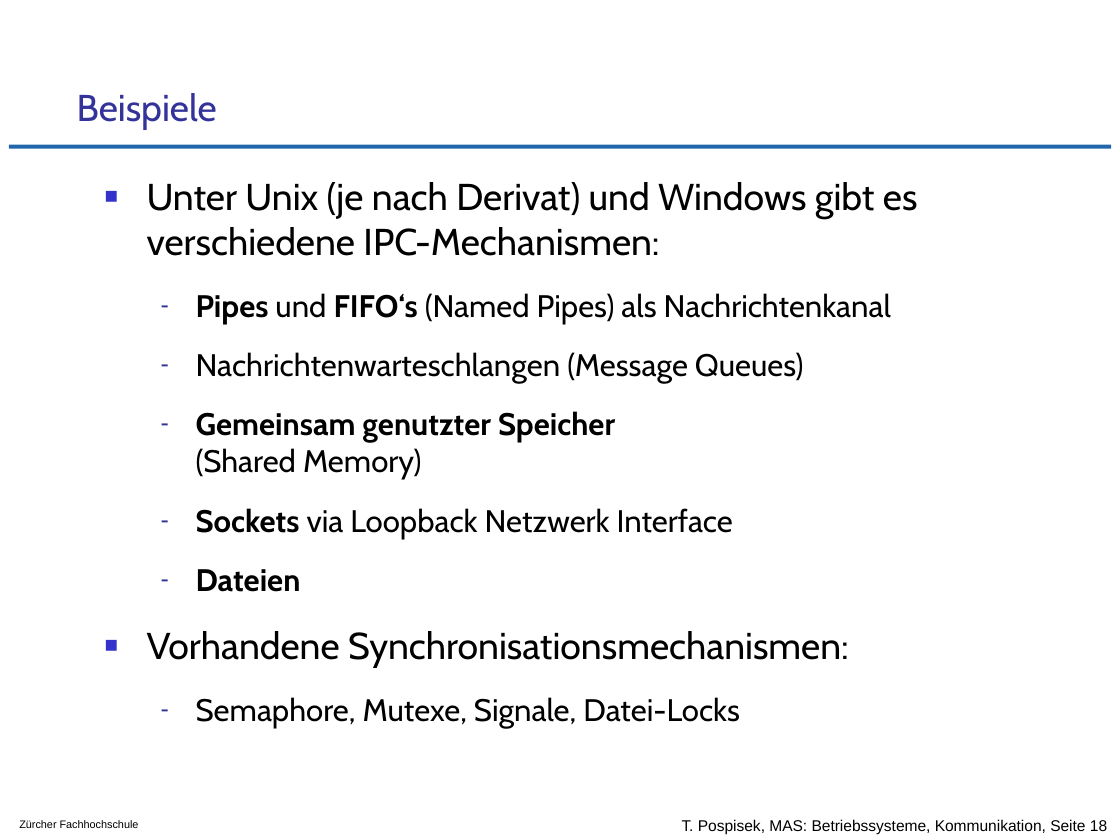
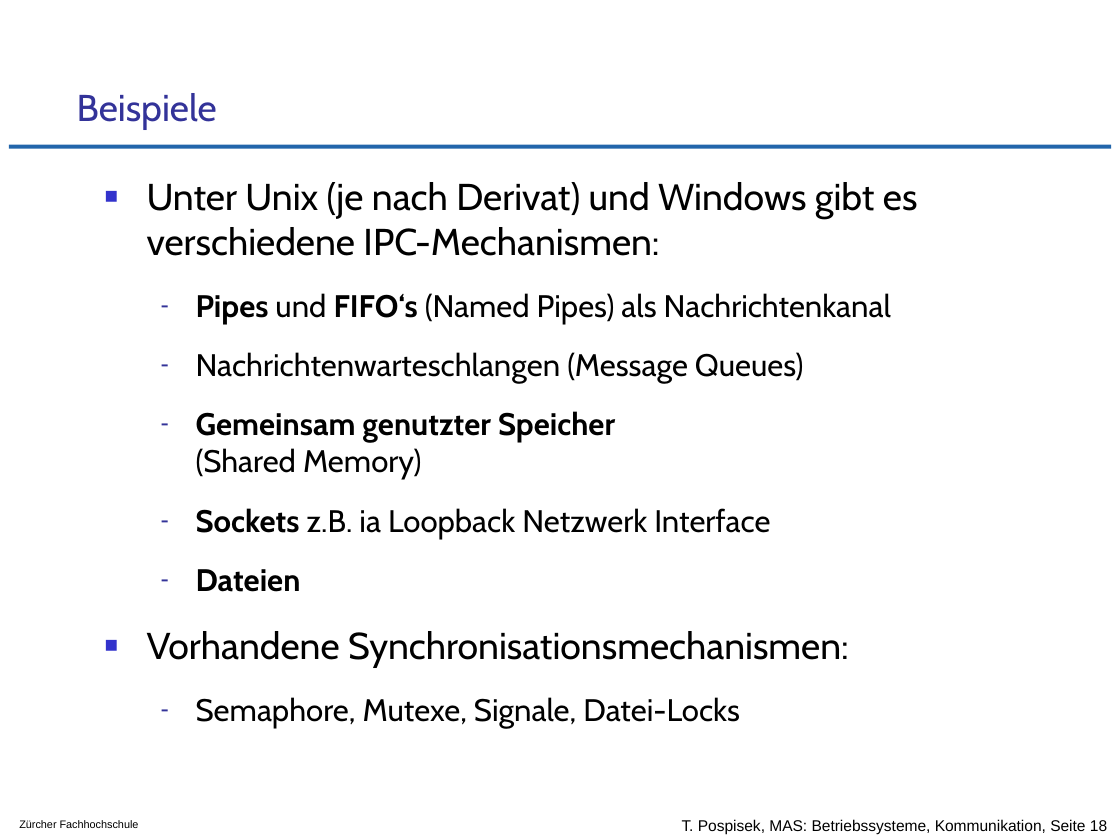
Before and after one commit to tpo/betriebssysteme, a slide deck: slide 18 of 09_Kommunikation_von_Prozessen_und_Threads.odp. Drawn at 1120x840 pixels with LibreOffice and Linux fonts; fonts in the diff are those of the drawing; background and template pictures are left out. Boxes give left, top, right and bottom in pixels: in the first picture for what was removed or moved away, otherwise in the second. Text is boxed around its words. In the diff, an @@ line names an element or a change of style, - is before the commit and + after.

Commit message:
kleinere Verbesserungen
S. 18 - Kommunikation über Sockets muss nicht zwingend
        über das Local Loop Interface gehen (-> Unix
        Domain Sockets)
S. 19 - für bidirektionale Kommunikation braucht es mehrere Pipes

```diff
--- a/09_Kommunikation_von_Prozessen_und_Threads.odp
+++ b/09_Kommunikation_von_Prozessen_und_Threads.odp
@@ text at (196, 508, 770, 539): text changed @@
-  – Sockets via Loopback Netzwerk Interface
+  – Sockets z.B. ia Loopback Netzwerk Interface
```
Also in this commit, not shown: 1 other slide changed.
